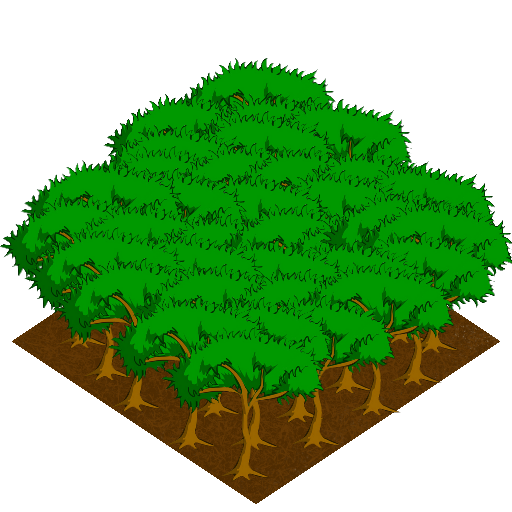
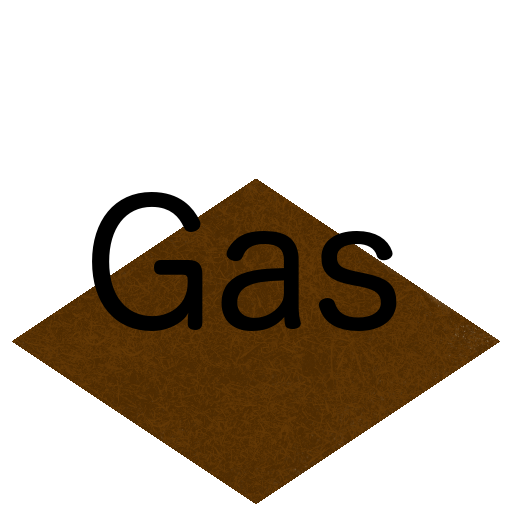
Two versions of the same layered image (w=512, h=512). Layer-by-layer changes:
renamed "trees" to "Gas", painted on it over [0, 58, 512, 481]
